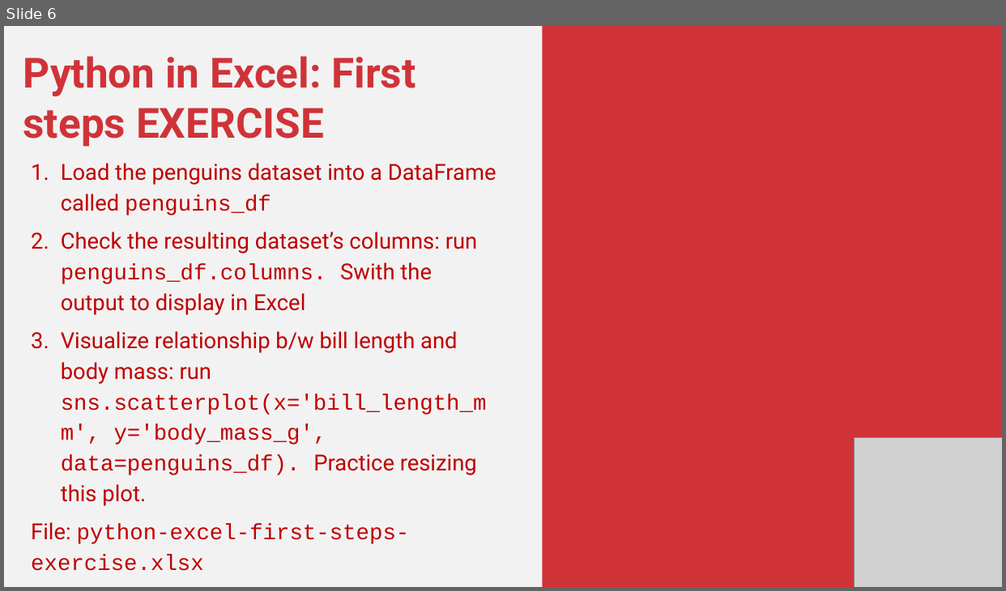
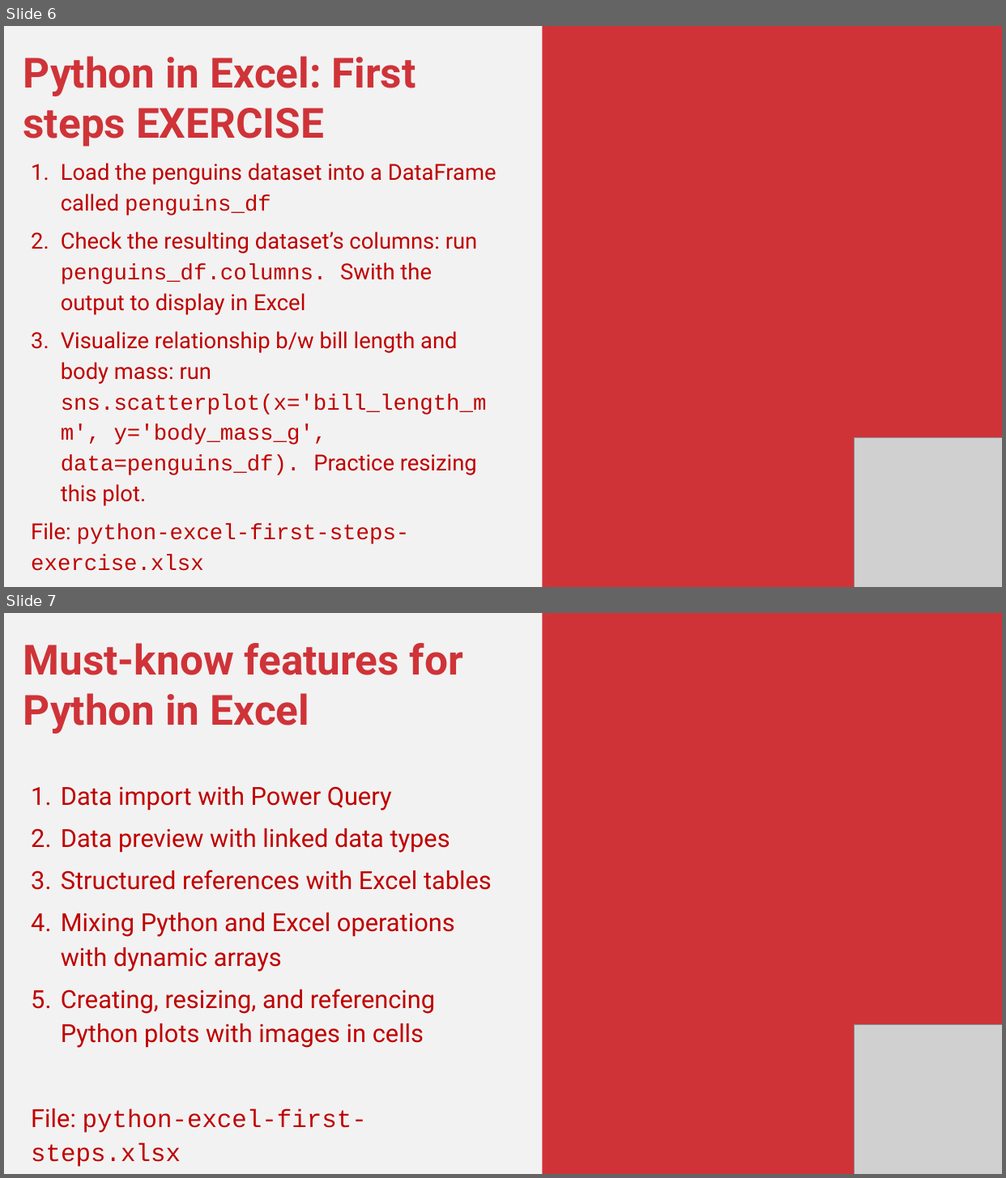
Before and after one commit to stringfestdata/global-excel-summit-python-in-excel-2025, a slide deck: python-in-excel-for-enhanced-data-analytics.pptx. Shown one above the other, each under a label of ours: slide 6 before the commit, slides 6 and 7 after it. The pictures are 1006x591 and 1006x1178 pixels, drawn with LibreOffice and Linux fonts; fonts in the diff are those of the drawing; grey boxes stand for pictures. Boxes give left, top, right and bottom in pixels: in the first picture for what was removed or moved away, otherwise in the second. Text is boxed around its words. In the diff, an @@ line names an element or a change of style, - is before the commit and + after.

```diff
--- a/python-in-excel-for-enhanced-data-analytics.pptx
+++ b/python-in-excel-for-enhanced-data-analytics.pptx
@@ slide 7 added at (x1=4, y1=613, x2=1002, y2=1174), background #F2F2F2 @@
@@ rectangle added at (x1=542, y1=613, x2=1002, y2=1174), fill #CF3338 @@
@@ text added at (x1=23, y1=643, x2=492, y2=1167), 36 pt, text #C00000 @@
+Must-know features for Python in Excel
+1. Data import with Power Query
+2. Data preview with linked data types
+3. Structured references with Excel tables
+4. Mixing Python and Excel operations with dynamic arrays
+5. Creating, resizing, and referencing Python plots with images in cells
+File: python-excel-first-steps.xlsx
@@ picture added at (x1=854, y1=1024, x2=1002, y2=1174) @@
```
Also in this commit, not shown: 3 slides changed, 1 other file.
